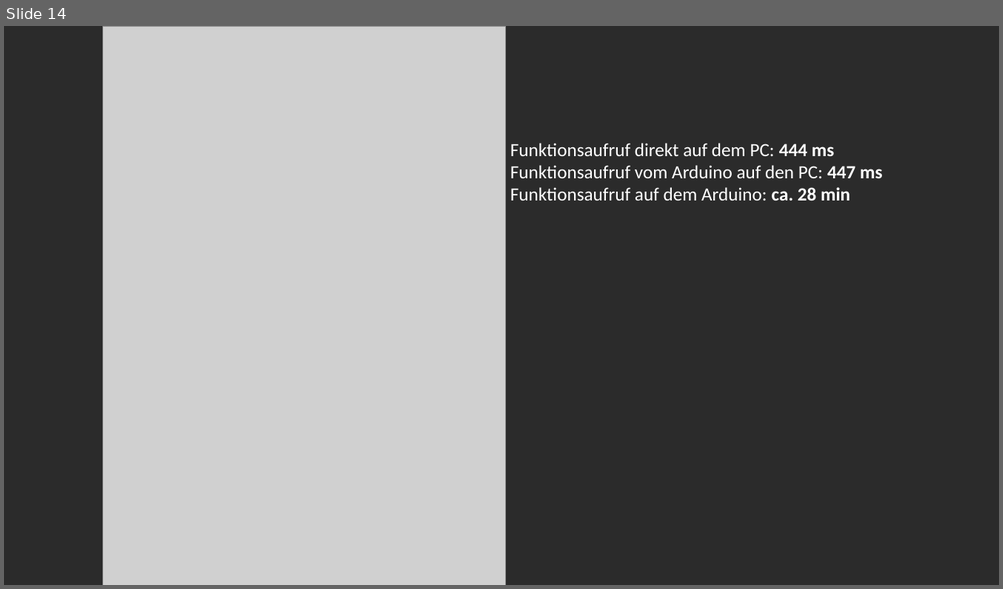
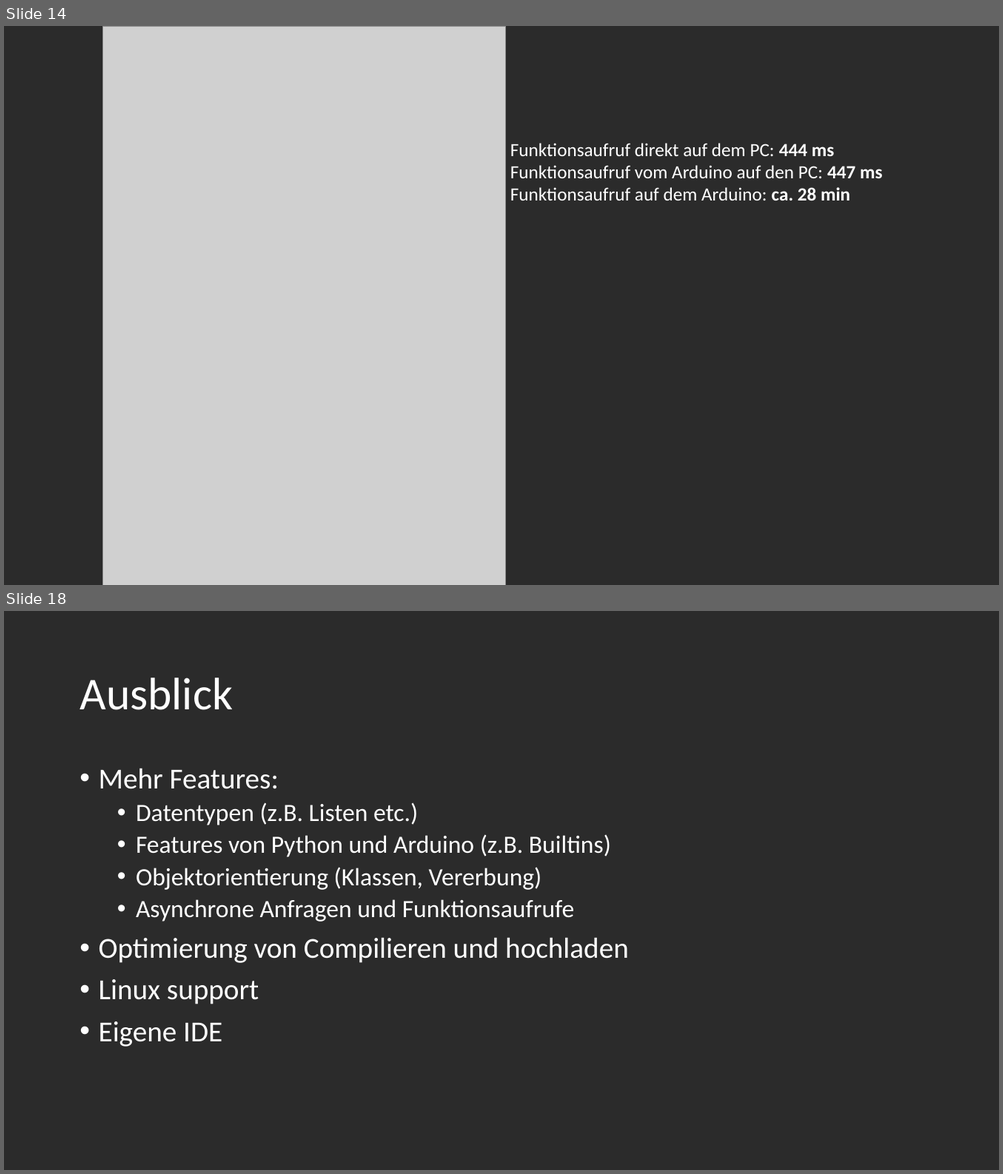
Before and after one commit to Bergschaf/Pyduino, a slide deck: Präsentation/Pyduino_Präsentation.pptx. Shown one above the other, each under a label of ours: slide 14 before the commit, slides 14 and 18 after it; the slides between them are not shown. The pictures are 1003x589 and 1003x1174 pixels, drawn with LibreOffice and Linux fonts; fonts in the diff are those of the drawing; grey boxes stand for pictures. Boxes give left, top, right and bottom in pixels: in the first picture for what was removed or moved away, otherwise in the second. Text is boxed around its words. In the diff, an @@ line names an element or a change of style, - is before the commit and + after.

```diff
--- a/Präsentation/Pyduino_Präsentation.pptx
+++ b/Präsentation/Pyduino_Präsentation.pptx
@@ slide 18 added at (4,611,999,1170), background #2B2B2B @@
@@ title added at (79,678,233,710), 44 pt, text #FFFFFF @@
+Ausblick
@@ text added at (99,768,629,1047), 24 pt, text #FFFFFF @@
+• Mehr Features:
+  • Datentypen (z.B. Listen etc.)
+  • Features von Python und Arduino (z.B. Builtins)
+  • Objektorientierung (Klassen, Vererbung)
+  • Asynchrone Anfragen und Funktionsaufrufe
+• Optimierung von Compilieren und hochladen
+• Linux support
+• Eigene IDE
```
Also in this commit, not shown: 1 other slide added, 1 slide removed.
